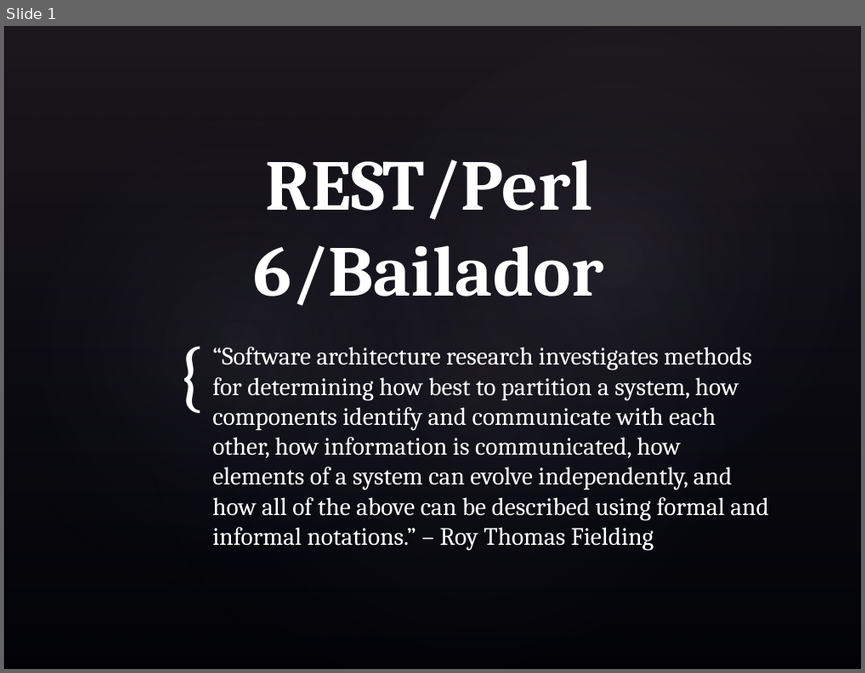
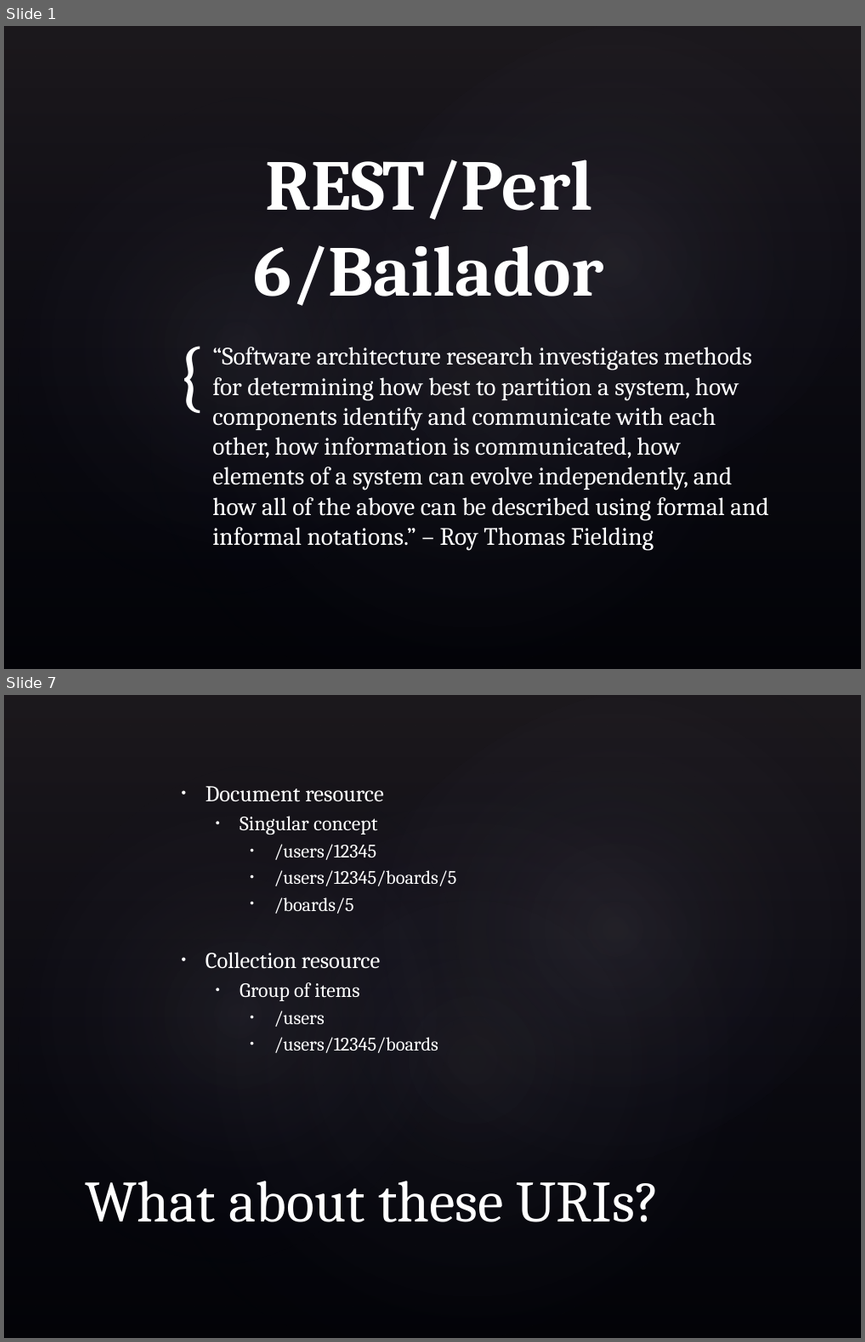
Before and after one commit to skeletonkey/Perl6_REST, a slide deck: docs/Perl6_REST.pptx. Shown one above the other, each under a label of ours: slide 1 before the commit, slides 1 and 7 after it; the slides between them are not shown. The pictures are 865x673 and 865x1342 pixels, drawn with LibreOffice and Linux fonts; fonts in the diff are those of the drawing; background and template pictures are left out. Boxes give left, top, right and bottom in pixels: in the first picture for what was removed or moved away, otherwise in the second. Text is boxed around its words. In the diff, an @@ line names an element or a change of style, - is before the commit and + after.

```diff
--- a/docs/Perl6_REST.pptx
+++ b/docs/Perl6_REST.pptx
@@ slide 7 added at (4,695,861,1338), background picture (left out); not listed: 4 template elements that a slide beside it also shows @@
@@ text added at (205,786,457,1053), 16 pt, text #FFFFFF @@
+  • Document resource
+    • Singular concept
+      • /users/12345
+      • /users/12345/boards/5
+      • /boards/5
+  • Collection resource
+    • Group of items
+      • /users
+      • /users/12345/boards
@@ title added at (86,1180,660,1222), 49 pt, text #FFFFFF @@
+What about these URIs?
```
Also in this commit, not shown: 1 slide changed, 13 other slides added.
